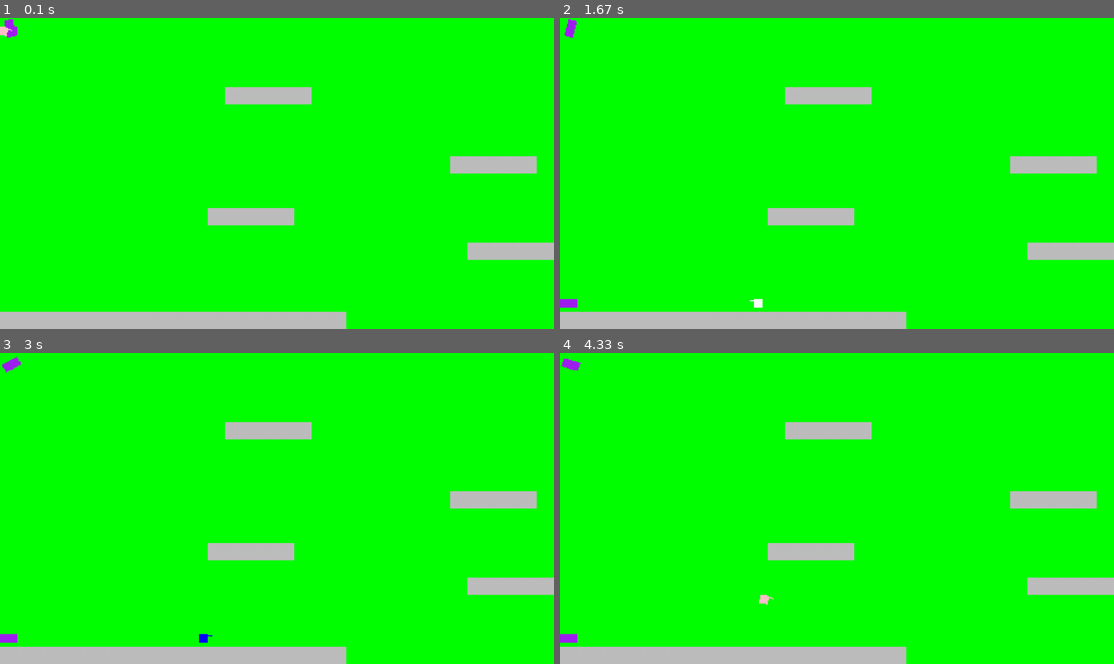
Above: before the commit, frames 1-4 (two rows, left to right).
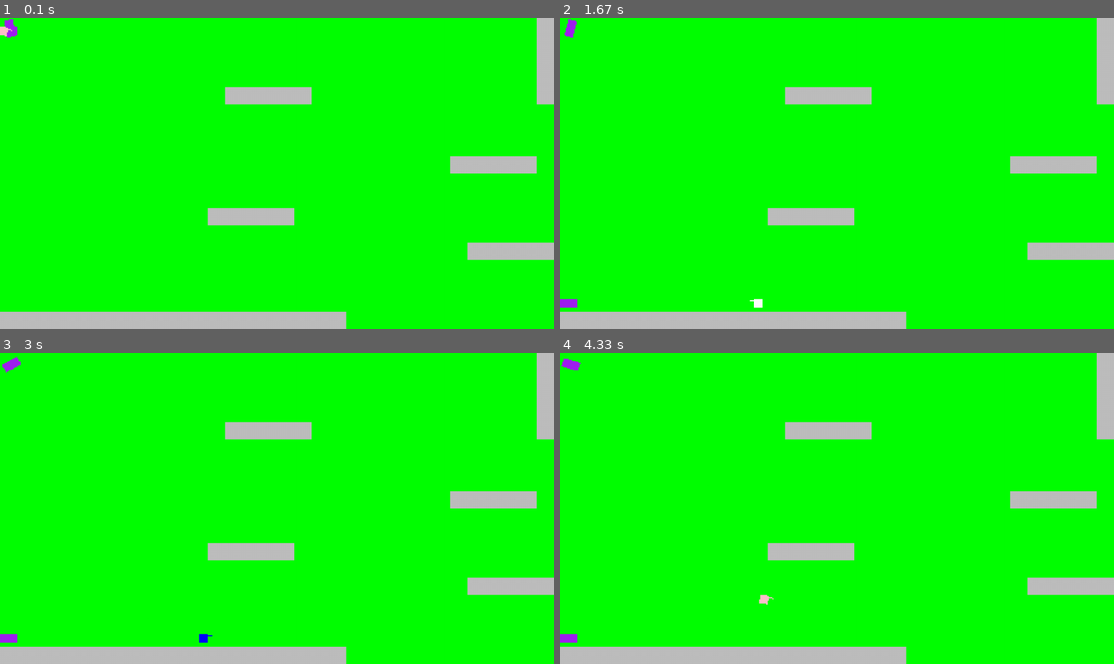
Above: after the commit, the same moments.

Repository: CocoMarck/Juego-cuadradoFeliz-2
Game: pygame game, started from main.py
Two runs of this game, one before a commit and one after it. Both use one fixed random seed, a clock stepped at 60 frames per second and the inputs below.
Inputs:
- Up to frame 1 (0.1 s): no input
- Up to frame 2 (1.67 s): hold Right 0.33-0.8 s; hold Right 0.83-1.3 s; hold Left from 1.33 s (still down)
- Up to frame 3 (3 s): release Left at 1.87 s; hold Left 1.9-2.3 s; hold Right 2.33-2.97 s
- Up to frame 4 (4.33 s): tap Space at 3, 3.4, 3.7, 3.9, 4.2 s; hold Left 3.33-3.8 s; hold Right 3.83-4.3 s

The runs differ from the first frame. In frame 1, 0.9% of the frame differs, in the area x 96-100%, y 0-28%; in frame 2, 0.9%; in frame 3, 0.9%; in frame 4, 0.9%.

Commit message:
collision fixes

Diff:
--- a/core/pygame/physics_utils.py
+++ b/core/pygame/physics_utils.py
@@ -51,10 +51,11 @@
     # Despues de XY
     ## Si colisiono en x
     if collided_at_x:
-        ### Forzar posicionar arriba
-        if rect.y < solid.rect.y -( rect.height*0.5 ):
-            rect.bottom = solid.rect.top
-            collision_side['bottom'] = True
+        pass
+        ### Forzar posicionar arriba <- Jala mal
+        #if rect.y < solid.rect.y -( rect.height*0.5 ):
+            #rect.bottom = solid.rect.top
+            #collision_side['bottom'] = True
 
 
     return collision_side
--- a/entities/object_with_physics.py
+++ b/entities/object_with_physics.py
@@ -7,12 +7,12 @@
     La furza de gravedad, es por px's por segundo.
     Es decir, cada 1 segundos, el player se movera `x pixles`.
     '''
-    def __init__(self, *args, vertical_force: int=None, vertical_force_limit: int=None, **kwargs):
+    def __init__(self, *args, vertical_force_hint: int=None, vertical_force_limit_hint: int=None, **kwargs):
         super().__init__( *args, **kwargs )
 
         # Constantes
-        self._SPAWN_VERTICAL_FORCE = vertical_force or max(self.rect.size)*60
-        self._SPAWN_VERTICAL_FORCE_LIMIT = vertical_force_limit or max(self.rect.size)*120
+        self._SPAWN_VERTICAL_FORCE = max(self.rect.size)*vertical_force_hint if vertical_force_hint else max(self.rect.size)*60
+        self._SPAWN_VERTICAL_FORCE_LIMIT = max(self.rect.size)*vertical_force_limit_hint if vertical_force_limit_hint else max(self.rect.size)*120
 
         # Gravedad
         self.vertical_force_limit = self._SPAWN_VERTICAL_FORCE_LIMIT
@@ -77,10 +77,11 @@
         self.air_dt_count += dt
 
         self.collision_side = self.collide_and_move( dt=dt, solid_objects=solid_objects )
-        if self.collision_side['bottom']:
-            self.moving_xy[1] = 0
-            self.air_dt_count = 0
-        if self.collision_side['top']:
-            self.moving_xy[1] = 0
+        if not (self.collision_side['left'] or self.collision_side['right']):
+            if self.collision_side['bottom']:
+                self.moving_xy[1] = 0
+                self.air_dt_count = 0
+            if self.collision_side['top']:
+                self.moving_xy[1] = 0
 
         self.update_state()
--- a/main.py
+++ b/main.py
@@ -92,6 +92,14 @@
     layers_of_all_sprites.add( solid, layer=0 )
     solid_objects.add( solid )
 
+for x in range(0, 5):
+    solid = GameObject(
+        surf=surface_with_background( (GRID_SIZE, GRID_SIZE), "grey" ),
+        position=( RENDER_RESOLUTION[0]-GRID_SIZE, GRID_SIZE*x )
+    )
+    layers_of_all_sprites.add( solid, layer=0 )
+    solid_objects.add( solid )
+
 
 player = Player(
     surf=pygame.Surface( (GRID_SIZE*0.5, GRID_SIZE) ), alpha=0
